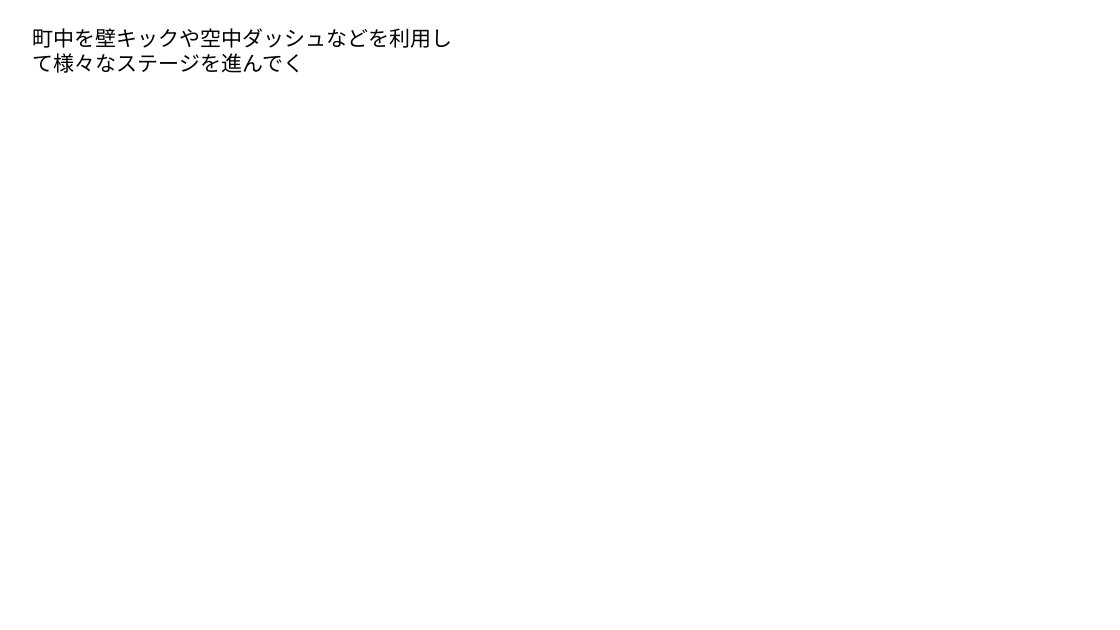
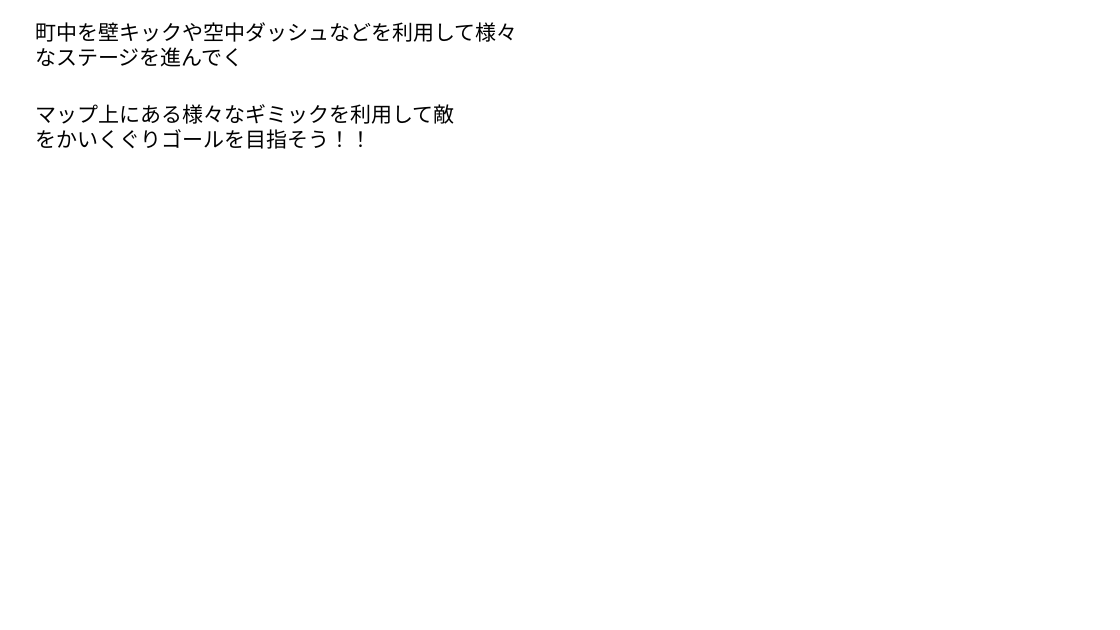
Before and after one commit to Shingo-Takenaka/Employment-work, a slide deck: slide 2 of 企画書/就職作品企画書.pptx. Drawn at 1120x630 pixels with LibreOffice and Linux fonts; fonts in the diff are those of the drawing. Boxes give left, top, right and bottom in pixels: in the first picture for what was removed or moved away, otherwise in the second. Text is boxed around its words. In the diff, an @@ line names an element or a change of style, - is before the commit and + after.

```diff
--- a/企画書/就職作品企画書.pptx
+++ b/企画書/就職作品企画書.pptx
@@ text "町中を壁キックや空中ダッシュなどを利用して様々なステージを進んでく" rewrapped from bbox=[32, 28, 452, 73] to bbox=[35, 22, 517, 67] @@
@@ text added at bbox=[35, 104, 454, 149], 18 pt, text #000000 @@
+マップ上にある様々なギミックを利用して敵をかいくぐりゴールを目指そう！！
```
Also in this commit, not shown: 1 slide removed, 18 other files.
